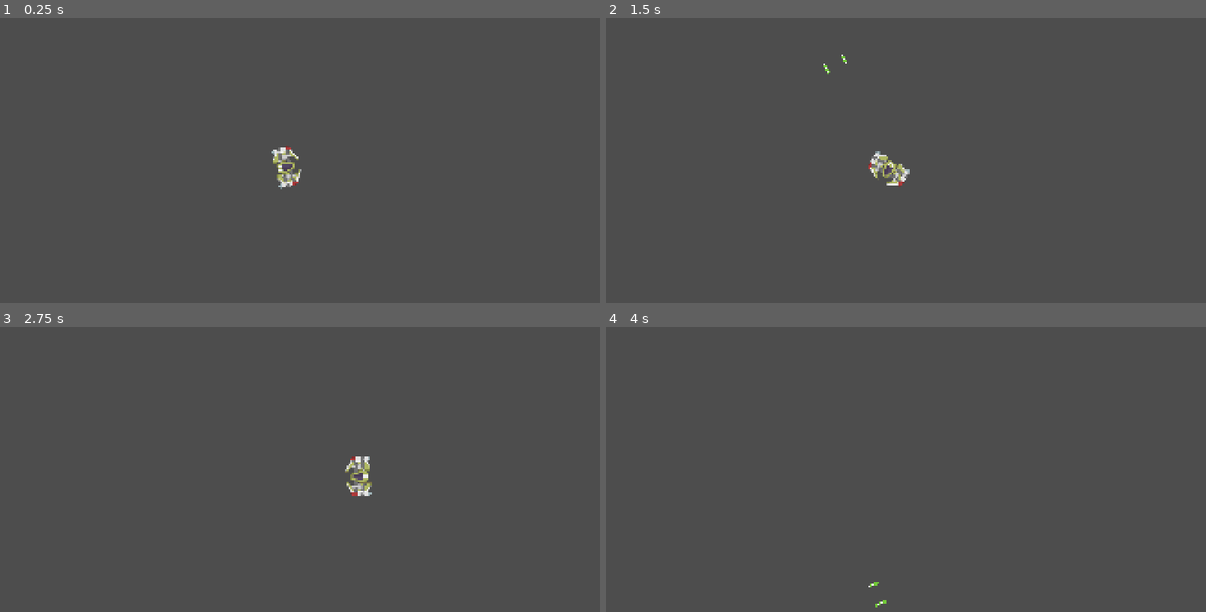
Above: before the commit, frames 1-4 (two rows, left to right).
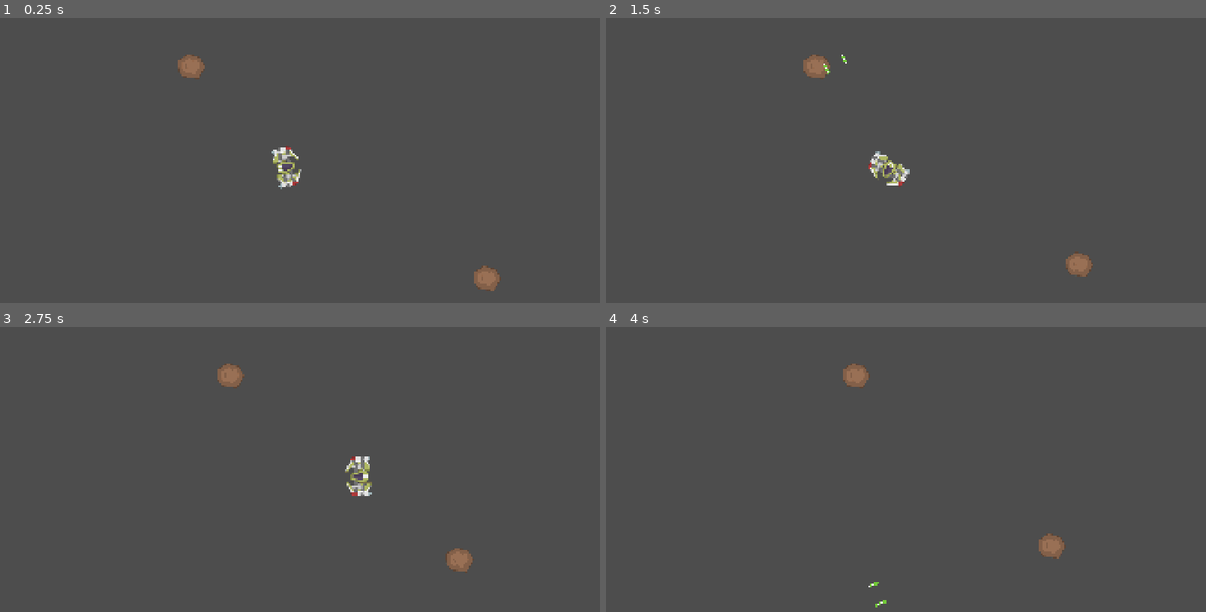
Above: after the commit, the same moments.

Repository: robertsforrest/modular_bullet_hell
Game: Godot game, scene res://Main.tscn
The game is run twice, just before and just after one commit, with the same random seed, the same clock (stepped at 60 frames per second) and the same inputs.
Inputs (mouse positions are in pixels of both pictures, inside the frame that each line leads up to):
- Up to frame 1 (0.25 s): no input
- Up to frame 2 (1.5 s): drag from (894, 166) to (966, 89) at 0.52 s; drag from (882, 157) to (876, 231) at 1.27 s
- Up to frame 3 (2.75 s): move the mouse to (270, 478) at 2.02 s; hold D (move_right) from 2.03 s (still down); tap Space (flip_part) at 2.1 s; click (270, 478) at 2.17 s
- Up to frame 4 (4 s): release D (move_right) at 2.75 s; drag from (966, 466) to (726, 421) at 2.77 s; drag from (1134, 486) to (936, 472) at 3.52 s

The runs differ from the first frame. In frame 1, 0.6% of the frame differs, in the area x 29-84%, y 12-96%; in frame 2, 0.6%; in frame 3, 0.6%; in frame 4, 0.6%.

Commit message:
Implemented simple inventory system w/ custom resources; added Pickup superclass for scrap, copper, silver, etc; made asteroids drop copper

Diff:
--- a/Entities/Player/Components/ComponentSlot.tscn
+++ b/Entities/Components/ComponentSlot.tscn
@@ -1,6 +1,6 @@
 [gd_scene format=3 uid="uid://1mvu374r6s06"]
 
-[ext_resource type="Script" uid="uid://8awku0sdu4u5" path="res://Entities/Player/Components/component_slot.gd" id="1_1ynkm"]
+[ext_resource type="Script" uid="uid://8awku0sdu4u5" path="res://Entities/Components/component_slot.gd" id="1_1ynkm"]
 [ext_resource type="Texture2D" uid="uid://clawguqwxjcf3" path="res://Entities/Player/Assets/conn_line.png" id="2_7rqpl"]
 
 [node name="ComponentSlot" type="Node2D" unique_id=1604551304 node_paths=PackedStringArray("conn_line") groups=["component_slots"]]
--- a/Entities/Player/Components/ComponentSprite.tscn
+++ b/Entities/Components/ComponentSprite.tscn
@@ -1,6 +1,7 @@
 [gd_scene format=3 uid="uid://du4gf8fsml5rv"]
 
-[ext_resource type="Script" uid="uid://coounv8r2dq10" path="res://Entities/Player/Components/component_sprite.gd" id="1_ewy3l"]
+[ext_resource type="Script" uid="uid://coounv8r2dq10" path="res://Entities/Components/component_sprite.gd" id="1_ewy3l"]
+
 
 [sub_resource type="Animation" id="Animation_ewy3l"]
 length = 0.001
--- a/Entities/Player/Components/ship_component.gd
+++ b/Entities/Components/ship_component.gd
@@ -11,6 +11,7 @@
 @export var component_size: Enum.component_size
 @export var collision_shape: CollisionShape2D
 @export var sprite: ComponentSprite
+@export var inv_item: InventoryItem
 
 # Internal variables
 @onready var mouse_over: bool = false
--- a/Entities/Enemies/Components/Cores/EnemyCoreBasic.tscn
+++ b/Entities/Enemies/Components/Cores/EnemyCoreBasic.tscn
@@ -2,7 +2,8 @@
 
 [ext_resource type="Script" uid="uid://f8dlcb2g3pnp" path="res://Entities/Enemies/Components/Cores/enemy_core_basic.gd" id="1_5actl"]
 [ext_resource type="Texture2D" uid="uid://4gq8u25q6osf" path="res://Entities/Enemies/Assets/enemy_core_basic.png" id="2_brav0"]
-[ext_resource type="PackedScene" uid="uid://1mvu374r6s06" path="res://Entities/Player/Components/ComponentSlot.tscn" id="3_4txx4"]
+[ext_resource type="PackedScene" uid="uid://1mvu374r6s06" path="res://Entities/Components/ComponentSlot.tscn" id="3_4txx4"]
+
 
 [sub_resource type="CapsuleShape2D" id="CapsuleShape2D_bs1o3"]
 radius = 20.0
--- a/Entities/Enemies/Components/Cores/EnemyCoreTank.tscn
+++ b/Entities/Enemies/Components/Cores/EnemyCoreTank.tscn
@@ -2,7 +2,8 @@
 
 [ext_resource type="Script" uid="uid://cj8lhywiahv3c" path="res://Entities/Enemies/Components/Cores/enemy_core_tank.gd" id="1_4ftcs"]
 [ext_resource type="Texture2D" uid="uid://ceonxh8qy1y6j" path="res://Entities/Enemies/Assets/enemy_core_tank.png" id="2_sgbnf"]
-[ext_resource type="PackedScene" uid="uid://1mvu374r6s06" path="res://Entities/Player/Components/ComponentSlot.tscn" id="3_4ftcs"]
+[ext_resource type="PackedScene" uid="uid://1mvu374r6s06" path="res://Entities/Components/ComponentSlot.tscn" id="3_4ftcs"]
+
 
 [sub_resource type="ConvexPolygonShape2D" id="ConvexPolygonShape2D_sgbnf"]
 points = PackedVector2Array(-32, -24, 32, -24, 32, 8, 0, 32, -32, 8)
--- a/Entities/Enemies/Components/Guns/EnemyLaserGun.tscn
+++ b/Entities/Enemies/Components/Guns/EnemyLaserGun.tscn
@@ -3,7 +3,8 @@
 [ext_resource type="Script" uid="uid://m3mt5whtpiqr" path="res://Entities/Enemies/Components/Guns/enemy_laser_gun.gd" id="1_ldsc7"]
 [ext_resource type="Texture2D" uid="uid://hw7aemxrynw2" path="res://Entities/Player/Assets/laser_gun.png" id="2_ldsc7"]
 [ext_resource type="PackedScene" uid="uid://blfmhjgu05o0x" path="res://Entities/Enemies/Projectiles/EnemyLaserSmall.tscn" id="2_wrh81"]
-[ext_resource type="PackedScene" uid="uid://1mvu374r6s06" path="res://Entities/Player/Components/ComponentSlot.tscn" id="4_ipuvy"]
+[ext_resource type="PackedScene" uid="uid://1mvu374r6s06" path="res://Entities/Components/ComponentSlot.tscn" id="4_ipuvy"]
+
 
 [sub_resource type="CapsuleShape2D" id="CapsuleShape2D_ldsc7"]
 radius = 8.0
--- a/Entities/Enemies/Components/Wings/EnemyWingA.tscn
+++ b/Entities/Enemies/Components/Wings/EnemyWingA.tscn
@@ -2,7 +2,8 @@
 
 [ext_resource type="Script" uid="uid://b6yc6accyy626" path="res://Entities/Enemies/Components/enemy_component.gd" id="1_3wgpw"]
 [ext_resource type="Texture2D" uid="uid://dwpk8ex7jyygn" path="res://Entities/Enemies/Assets/enemy_wing_1.png" id="2_gkx0d"]
-[ext_resource type="PackedScene" uid="uid://1mvu374r6s06" path="res://Entities/Player/Components/ComponentSlot.tscn" id="3_dgsvj"]
+[ext_resource type="PackedScene" uid="uid://1mvu374r6s06" path="res://Entities/Components/ComponentSlot.tscn" id="3_dgsvj"]
+
 
 [sub_resource type="CapsuleShape2D" id="CapsuleShape2D_wuuch"]
 radius = 12.0
--- a/Entities/Enemies/Components/Wings/EnemyWingB.tscn
+++ b/Entities/Enemies/Components/Wings/EnemyWingB.tscn
@@ -2,7 +2,8 @@
 
 [ext_resource type="Script" uid="uid://b6yc6accyy626" path="res://Entities/Enemies/Components/enemy_component.gd" id="1_mr44y"]
 [ext_resource type="Texture2D" uid="uid://d0e4solv7t7a6" path="res://Entities/Enemies/Assets/enemy_wing_2.png" id="2_87el2"]
-[ext_resource type="PackedScene" uid="uid://1mvu374r6s06" path="res://Entities/Player/Components/ComponentSlot.tscn" id="3_aiehj"]
+[ext_resource type="PackedScene" uid="uid://1mvu374r6s06" path="res://Entities/Components/ComponentSlot.tscn" id="3_aiehj"]
+
 
 [node name="EnemyWingB" type="Area2D" unique_id=227823163 node_paths=PackedStringArray("connection_points")]
 script = ExtResource("1_mr44y")
--- a/Entities/Enemies/Components/Wings/EnemyWingC.tscn
+++ b/Entities/Enemies/Components/Wings/EnemyWingC.tscn
@@ -2,7 +2,8 @@
 
 [ext_resource type="Script" uid="uid://b6yc6accyy626" path="res://Entities/Enemies/Components/enemy_component.gd" id="1_4ddhr"]
 [ext_resource type="Texture2D" uid="uid://b752r5w5cgf4p" path="res://Entities/Enemies/Assets/enemy_wing_3.png" id="2_4ddhr"]
-[ext_resource type="PackedScene" uid="uid://1mvu374r6s06" path="res://Entities/Player/Components/ComponentSlot.tscn" id="3_bipnp"]
+[ext_resource type="PackedScene" uid="uid://1mvu374r6s06" path="res://Entities/Components/ComponentSlot.tscn" id="3_bipnp"]
+
 
 [sub_resource type="CapsuleShape2D" id="CapsuleShape2D_wuuch"]
 radius = 8.0
--- a/Entities/Player/Components/Guns/LaserGun.tscn
+++ b/Entities/Player/Components/Guns/LaserGun.tscn
@@ -3,8 +3,9 @@
 [ext_resource type="Script" uid="uid://ino5mhbbsc41" path="res://Entities/Player/Components/Guns/laser_gun.gd" id="1_15782"]
 [ext_resource type="Texture2D" uid="uid://hw7aemxrynw2" path="res://Entities/Player/Assets/laser_gun.png" id="2_1mt4w"]
 [ext_resource type="PackedScene" uid="uid://bajbukconqclo" path="res://Entities/Player/Projectiles/PlayerLaserSmall.tscn" id="2_5pjx0"]
-[ext_resource type="PackedScene" uid="uid://1mvu374r6s06" path="res://Entities/Player/Components/ComponentSlot.tscn" id="4_jykxu"]
-[ext_resource type="PackedScene" uid="uid://du4gf8fsml5rv" path="res://Entities/Player/Components/ComponentSprite.tscn" id="4_oqjuo"]
+[ext_resource type="Resource" uid="uid://cww3fikmnm00x" path="res://Inventory/Items/laser_gun.tres" id="3_1g1ly"]
+[ext_resource type="PackedScene" uid="uid://1mvu374r6s06" path="res://Entities/Components/ComponentSlot.tscn" id="4_jykxu"]
+[ext_resource type="PackedScene" uid="uid://du4gf8fsml5rv" path="res://Entities/Components/ComponentSprite.tscn" id="4_oqjuo"]
 
 [sub_resource type="CapsuleShape2D" id="CapsuleShape2D_15782"]
 radius = 7.0
@@ -19,6 +20,7 @@
 component_size = 1
 collision_shape = NodePath("CollisionShape2D")
 sprite = NodePath("ComponentSprite")
+inv_item = ExtResource("3_1g1ly")
 metadata/_custom_type_script = "uid://dpjmm3b83c1q8"
 
 [node name="ComponentSprite" parent="." unique_id=1015244419 instance=ExtResource("4_oqjuo")]
--- a/Entities/Player/Components/Guns/MachineGun.tscn
+++ b/Entities/Player/Components/Guns/MachineGun.tscn
@@ -3,8 +3,8 @@
 [ext_resource type="Script" uid="uid://cn6nsfaj7ubiq" path="res://Entities/Player/Components/Guns/machine_gun.gd" id="1_0fojp"]
 [ext_resource type="Texture2D" uid="uid://2ec8bfmy2dye" path="res://Entities/Player/Assets/machine_gun.png" id="2_bsps6"]
 [ext_resource type="PackedScene" uid="uid://j3jimo0mff4q" path="res://Entities/Player/Projectiles/PlayerBullet.tscn" id="2_tvpx7"]
-[ext_resource type="PackedScene" uid="uid://du4gf8fsml5rv" path="res://Entities/Player/Components/ComponentSprite.tscn" id="4_4puur"]
-[ext_resource type="PackedScene" uid="uid://1mvu374r6s06" path="res://Entities/Player/Components/ComponentSlot.tscn" id="4_ia3sb"]
+[ext_resource type="PackedScene" uid="uid://du4gf8fsml5rv" path="res://Entities/Components/ComponentSprite.tscn" id="4_4puur"]
+[ext_resource type="PackedScene" uid="uid://1mvu374r6s06" path="res://Entities/Components/ComponentSlot.tscn" id="4_ia3sb"]
 
 [sub_resource type="CapsuleShape2D" id="CapsuleShape2D_bsps6"]
 radius = 8.0
--- a/Entities/Player/Components/PlayerCore.tscn
+++ b/Entities/Player/Components/PlayerCore.tscn
@@ -1,9 +1,9 @@
 [gd_scene format=3 uid="uid://7dq1lynqq3u"]
 
 [ext_resource type="Script" uid="uid://du2bsv5hfl72g" path="res://Entities/Player/Components/player_core.gd" id="1_lphqv"]
-[ext_resource type="PackedScene" uid="uid://du4gf8fsml5rv" path="res://Entities/Player/Components/ComponentSprite.tscn" id="2_5878l"]
+[ext_resource type="PackedScene" uid="uid://du4gf8fsml5rv" path="res://Entities/Components/ComponentSprite.tscn" id="2_5878l"]
 [ext_resource type="Texture2D" uid="uid://bcrb6ys310kgm" path="res://Entities/Player/Assets/player_base.png" id="2_lx1vp"]
-[ext_resource type="PackedScene" uid="uid://1mvu374r6s06" path="res://Entities/Player/Components/ComponentSlot.tscn" id="3_5878l"]
+[ext_resource type="PackedScene" uid="uid://1mvu374r6s06" path="res://Entities/Components/ComponentSlot.tscn" id="3_5878l"]
 
 [sub_resource type="CapsuleShape2D" id="CapsuleShape2D_nw7j7"]
 radius = 20.0
--- a/Entities/Player/Components/Thrusters/Thruster.tscn
+++ b/Entities/Player/Components/Thrusters/Thruster.tscn
@@ -2,8 +2,9 @@
 
 [ext_resource type="Script" uid="uid://chjuu8dgmirsq" path="res://Entities/Player/Components/Thrusters/thruster.gd" id="1_k51gw"]
 [ext_resource type="Texture2D" uid="uid://bdex2ab04c5ro" path="res://Entities/Player/Assets/thruster.png" id="2_4kd13"]
-[ext_resource type="PackedScene" uid="uid://du4gf8fsml5rv" path="res://Entities/Player/Components/ComponentSprite.tscn" id="2_use4x"]
-[ext_resource type="PackedScene" uid="uid://1mvu374r6s06" path="res://Entities/Player/Components/ComponentSlot.tscn" id="3_u0p2q"]
+[ext_resource type="PackedScene" uid="uid://du4gf8fsml5rv" path="res://Entities/Components/ComponentSprite.tscn" id="2_use4x"]
+[ext_resource type="Resource" uid="uid://ni2858jsucho" path="res://Inventory/Items/thruster_a.tres" id="2_w3rye"]
+[ext_resource type="PackedScene" uid="uid://1mvu374r6s06" path="res://Entities/Components/ComponentSlot.tscn" id="3_u0p2q"]
 
 [sub_resource type="CapsuleShape2D" id="CapsuleShape2D_k51gw"]
 radius = 8.0
@@ -15,6 +16,7 @@
 component_size = 2
 collision_shape = NodePath("CollisionShape2D")
 sprite = NodePath("ComponentSprite")
+inv_item = ExtResource("2_w3rye")
 
 [node name="ComponentSprite" parent="." unique_id=1015244419 instance=ExtResource("2_use4x")]
 position = Vector2(8, 4)
--- a/Entities/Player/Components/Wings/Wing.tscn
+++ b/Entities/Player/Components/Wings/Wing.tscn
@@ -2,8 +2,9 @@
 
 [ext_resource type="Script" uid="uid://bueh73buqtr6y" path="res://Entities/Player/Components/Wings/wing.gd" id="1_s51pi"]
 [ext_resource type="Texture2D" uid="uid://c42cdnd15rtr7" path="res://Entities/Player/Assets/wing_1.png" id="2_6xhmx"]
-[ext_resource type="PackedScene" uid="uid://1mvu374r6s06" path="res://Entities/Player/Components/ComponentSlot.tscn" id="3_3t30h"]
-[ext_resource type="PackedScene" uid="uid://du4gf8fsml5rv" path="res://Entities/Player/Components/ComponentSprite.tscn" id="4_gajua"]
+[ext_resource type="Resource" uid="uid://b2kyf7yhsyd07" path="res://Inventory/Items/wing_a.tres" id="2_f2whx"]
+[ext_resource type="PackedScene" uid="uid://1mvu374r6s06" path="res://Entities/Components/ComponentSlot.tscn" id="3_3t30h"]
+[ext_resource type="PackedScene" uid="uid://du4gf8fsml5rv" path="res://Entities/Components/ComponentSprite.tscn" id="4_gajua"]
 
 [sub_resource type="CapsuleShape2D" id="CapsuleShape2D_bs1o3"]
 radius = 16.0
@@ -16,6 +17,7 @@
 component_size = 2
 collision_shape = NodePath("CollisionShape2D")
 sprite = NodePath("ComponentSprite")
+inv_item = ExtResource("2_f2whx")
 
 [node name="ComponentSprite" parent="." unique_id=1015244419 instance=ExtResource("4_gajua")]
 position = Vector2(8, 4)
--- a/Environment/Asteroids/Asteroid.tscn
+++ b/Environment/Asteroids/Asteroid.tscn
@@ -2,6 +2,7 @@
 
 [ext_resource type="Script" uid="uid://cmcj60u5t06e4" path="res://Environment/Asteroids/asteroid.gd" id="1_8j2xt"]
 [ext_resource type="Texture2D" uid="uid://brtj8aqsp7204" path="res://Environment/Assets/asteroid_large.png" id="2_7qpmh"]
+[ext_resource type="PackedScene" uid="uid://kyelbttsgi5b" path="res://Pickups/CopperOre.tscn" id="2_aop36"]
 
 [sub_resource type="CircleShape2D" id="CircleShape2D_8j2xt"]
 resource_local_to_scene = true
@@ -9,6 +10,7 @@
 
 [node name="Asteroid" type="Area2D" unique_id=922854381 node_paths=PackedStringArray("sprite", "collision_shape")]
 script = ExtResource("1_8j2xt")
+loot_drop_tscn = ExtResource("2_aop36")
 sprite = NodePath("Sprite2D")
 collision_shape = NodePath("CollisionShape2D")
 size = 2
--- a/Environment/Asteroids/asteroid.gd
+++ b/Environment/Asteroids/asteroid.gd
@@ -1,5 +1,6 @@
 extends Area2D
 
+# Asteroid properties
 const asteroid_tscn: PackedScene = preload("res://Environment/Asteroids/Asteroid.tscn")
 const asteroid_textures: Dictionary = {
 	Enum.asteroid_size.SMALL: preload("res://Environment/Assets/asteroid_small.png"),
@@ -18,6 +19,8 @@
 }
 
 # Editor variables
+@export var loot_drop_tscn: PackedScene
+@export var loot_drop_amount: int = 1
 @export var sprite: Sprite2D
 @export var collision_shape: CollisionShape2D
 @export var hp: float = 10.0
@@ -56,6 +59,14 @@
 
 # Called when the asteroid gets killed
 func get_destroyed() -> void:
+	# Drop loot, if applicable
+	if (loot_drop_amount >= 1):
+		for i in range(loot_drop_amount):
+			var loot = loot_drop_tscn.instantiate()
+			loot.global_position = self.global_position
+			loot.direction = Vector2.from_angle(deg_to_rad(randf_range(0,360)))
+			loot.move_spd = randf_range(20.0, 30.0)
+			get_tree().get_current_scene().add_child(loot)
 	# Small asteroids just get yoinked, simple as
 	if (size == Enum.asteroid_size.SMALL):
 		queue_free()
@@ -68,4 +79,5 @@
 			new_asteroid.move_spd = randf_range(30.0, 60.0) # TODO: magic number naughty naughty!
 			new_asteroid.direction = Vector2.from_angle(deg_to_rad(randf_range(0,360)))
 			get_tree().get_current_scene().add_child(new_asteroid)
+		# Destroy the asteroid
 		queue_free()
--- /dev/null
+++ b/Inventory/Items/copper_ore.tres
@@ -0,0 +1,11 @@
+[gd_resource type="Resource" script_class="InventoryItem" format=3 uid="uid://j5l77bra8hhi"]
+
+[ext_resource type="Script" uid="uid://bgwnwjc7km1jy" path="res://Inventory/inventory_item.gd" id="1_5q6k3"]
+
+[resource]
+script = ExtResource("1_5q6k3")
+item_name = "Copper Ore"
+cargo_space = 2.0
+buy_price = 10.0
+sell_price = 20.0
+metadata/_custom_type_script = "uid://bgwnwjc7km1jy"
--- /dev/null
+++ b/Inventory/Items/laser_gun.tres
@@ -0,0 +1,14 @@
+[gd_resource type="Resource" script_class="InventoryItem" format=3 uid="uid://cww3fikmnm00x"]
+
+[ext_resource type="PackedScene" uid="uid://dy8deqmtlgppq" path="res://Entities/Player/Components/Guns/LaserGun.tscn" id="1_2h10c"]
+[ext_resource type="Script" uid="uid://bgwnwjc7km1jy" path="res://Inventory/inventory_item.gd" id="1_a2bae"]
+
+[resource]
+script = ExtResource("1_a2bae")
+item_type = 1
+item_scene = ExtResource("1_2h10c")
+item_name = "Laser Gun"
+cargo_space = 3.0
+buy_price = 50.0
+sell_price = 75.0
+metadata/_custom_type_script = "uid://bgwnwjc7km1jy"
--- /dev/null
+++ b/Inventory/Items/machine_gun.tres
@@ -0,0 +1,14 @@
+[gd_resource type="Resource" script_class="InventoryItem" format=3 uid="uid://demtnw66t8mda"]
+
+[ext_resource type="PackedScene" uid="uid://b6acxmrpx1owa" path="res://Entities/Player/Components/Guns/MachineGun.tscn" id="1_6c2l2"]
+[ext_resource type="Script" uid="uid://bgwnwjc7km1jy" path="res://Inventory/inventory_item.gd" id="1_tgkat"]
+
+[resource]
+script = ExtResource("1_tgkat")
+item_type = 1
+item_scene = ExtResource("1_6c2l2")
+item_name = "Machine Gun"
+cargo_space = 10.0
+buy_price = 100.0
+sell_price = 150.0
+metadata/_custom_type_script = "uid://bgwnwjc7km1jy"
--- a/Inventory/Items/scrap.tres
+++ b/Inventory/Items/scrap.tres
@@ -5,4 +5,5 @@
 [resource]
 script = ExtResource("1_sjl7k")
 item_name = "Scrap"
+sell_price = 10.0
 metadata/_custom_type_script = "uid://bgwnwjc7km1jy"
--- /dev/null
+++ b/Inventory/Items/thruster_a.tres
@@ -0,0 +1,14 @@
+[gd_resource type="Resource" script_class="InventoryItem" format=3 uid="uid://ni2858jsucho"]
+
+[ext_resource type="Script" uid="uid://bgwnwjc7km1jy" path="res://Inventory/inventory_item.gd" id="1_5s1or"]
+[ext_resource type="PackedScene" uid="uid://lumark28yxtc" path="res://Entities/Player/Components/Thrusters/Thruster.tscn" id="1_rmpaq"]
+
+[resource]
+script = ExtResource("1_5s1or")
+item_type = 1
+item_scene = ExtResource("1_rmpaq")
+item_name = "Thruster"
+cargo_space = 8.0
+buy_price = 10.0
+sell_price = 20.0
+metadata/_custom_type_script = "uid://bgwnwjc7km1jy"
--- /dev/null
+++ b/Inventory/Items/wing_a.tres
@@ -0,0 +1,14 @@
+[gd_resource type="Resource" script_class="InventoryItem" format=3 uid="uid://b2kyf7yhsyd07"]
+
+[ext_resource type="Script" uid="uid://bgwnwjc7km1jy" path="res://Inventory/inventory_item.gd" id="1_rey5i"]
+[ext_resource type="PackedScene" uid="uid://dym57mo5kfg5g" path="res://Entities/Player/Components/Wings/Wing.tscn" id="1_vp380"]
+
+[resource]
+script = ExtResource("1_rey5i")
+item_type = 1
+item_scene = ExtResource("1_vp380")
+item_name = "Wing"
+cargo_space = 10.0
+buy_price = 20.0
+sell_price = 50.0
+metadata/_custom_type_script = "uid://bgwnwjc7km1jy"
--- a/Inventory/inventory.gd
+++ b/Inventory/inventory.gd
@@ -19,12 +19,25 @@
 				inventory[i][1] += amount
 				added = true
 		# If this item is not in the inventory, append it to the end
+		# TODO: check max slots? Might be overkill in conjunction with the load limit
 		if (!added):
 			inventory.append([item, amount])
+			added = true
 	# Debug - output the inventory to the console
 	print(inventory)
 	# Indicate success/failure
 	return added
+
+# Remove an item from the inventory
+# Returns a boolean indicating success or failure; i.e. whether amount of item was found in inventory
+func remove_item(item: InventoryItem, amount: int) -> bool:
+	var removed: bool = false
+	for i in range(inventory.size()):
+		if (inventory[i][0] == item and inventory[i][1] >= amount):
+			inventory[i][1] -= amount
+			removed = true
+			# TODO: if amount gets set to 0, remove from array? Could just keep as placeholder idk
+	return removed
 
 # Get the total amount of cargo in the inventory
 func get_cargo_amount() -> float:
--- a/Inventory/inventory_item.gd
+++ b/Inventory/inventory_item.gd
@@ -1,6 +1,10 @@
 class_name InventoryItem
 extends Resource
 
+# Item properties
 @export var item_type: Enum.inv_item_types
+@export var item_scene: PackedScene
 @export var item_name: String
 @export var cargo_space: float = 1.0
+@export var buy_price: float = 0.0
+@export var sell_price: float = 0.0
--- a/Main.tscn
+++ b/Main.tscn
@@ -3,6 +3,7 @@
 [ext_resource type="PackedScene" uid="uid://cton2g7db78di" path="res://Entities/Player/Player.tscn" id="1_glv2v"]
 [ext_resource type="Script" uid="uid://dr76c8jcliu7t" path="res://main.gd" id="1_uu6xs"]
 [ext_resource type="Script" uid="uid://dycix7gb5055g" path="res://Entities/Enemies/enemy_factory.gd" id="3_r0du0"]
+[ext_resource type="PackedScene" uid="uid://bmvqkfiw1dnw0" path="res://Environment/Asteroids/Asteroid.tscn" id="4_cm0pq"]
 
 [node name="Main" type="Node2D" unique_id=1605391203 node_paths=PackedStringArray("player", "camera", "enemy_factory")]
 script = ExtResource("1_uu6xs")
@@ -17,3 +18,10 @@
 
 [node name="Node" type="Node" parent="." unique_id=2127648709]
 script = ExtResource("3_r0du0")
+
+[node name="Asteroid" parent="." unique_id=922854381 instance=ExtResource("4_cm0pq")]
+position = Vector2(-360, -312)
+
+[node name="Asteroid2" parent="." unique_id=908248613 instance=ExtResource("4_cm0pq")]
+position = Vector2(608, 376)
+direction = Vector2(-1, -1)
--- /dev/null
+++ b/Pickups/CopperOre.tscn
@@ -0,0 +1,18 @@
+[gd_scene format=3 uid="uid://kyelbttsgi5b"]
+
+[ext_resource type="Script" uid="uid://m1woq0vlqxfq" path="res://Pickups/pickup.gd" id="1_gyo15"]
+[ext_resource type="Resource" uid="uid://j5l77bra8hhi" path="res://Inventory/Items/copper_ore.tres" id="2_rig2e"]
+[ext_resource type="Texture2D" uid="uid://cui20wqheup7a" path="res://Pickups/Assets/copper_ore.png" id="3_bahxs"]
+
+[sub_resource type="CircleShape2D" id="CircleShape2D_c0xmu"]
+radius = 8.0
+
+[node name="CopperOre" type="Area2D" unique_id=1300222979]
+script = ExtResource("1_gyo15")
+inv_item = ExtResource("2_rig2e")
+
+[node name="Sprite2D" type="Sprite2D" parent="." unique_id=2019174265]
+texture = ExtResource("3_bahxs")
+
+[node name="CollisionShape2D" type="CollisionShape2D" parent="." unique_id=1413877584]
+shape = SubResource("CircleShape2D_c0xmu")
--- /dev/null
+++ b/Pickups/pickup.gd
@@ -0,0 +1,27 @@
+extends Area2D
+
+# Editor variables
+@export var inv_item: InventoryItem
+@export var item_amount: int = 1
+@export var direction: Vector2 = Vector2.RIGHT
+@export var move_spd: float = 0.0 # Default behavior - no movement
+
+# Internal variables
+@onready var grabbed: bool = false # Used to avoid double-pickup scenarios with overlapping components
+
+# Initialize
+func _ready() -> void:
+	area_entered.connect(_on_area_entered)
+
+# Game loop
+func _physics_process(delta: float) -> void:
+	position += direction * move_spd * delta
+
+# Area entered: check for pickup from player
+func _on_area_entered(area: Area2D) -> void:
+	if (area is PlayerComponent and !grabbed):
+		var is_success = area.get_parent().inventory.add_item(inv_item, item_amount)
+		# Get rid of the pickup on successful inventory addition
+		if (is_success):
+			grabbed = true
+			queue_free()
--- a/main.gd
+++ b/main.gd
@@ -6,7 +6,9 @@
 @onready var player_edit: Node2D = null
 
 const player_edit_tscn = preload("res://PlayerEdit.tscn")
+# TODO: enum/global const this shit eventually
 const scrap: InventoryItem = preload("res://Inventory/Items/scrap.tres")
+const laser_gun: InventoryItem = preload("res://Inventory/Items/laser_gun.tres")
 
 # Game loop
 func _process(delta: float) -> void:
@@ -22,6 +24,7 @@
 	if (Input.is_action_just_pressed("debug_2")):
 		# Add some junk to the player's inventory
 		player.inventory.add_item(scrap, 10)
+		player.inventory.add_item(laser_gun, 1)
 		print(player.inventory.get_cargo_amount())
 		player.inventory.add_item(scrap, 20)
 		#var new_enemy = enemy_factory.generate_enemy()
Renamed: Entities/Player/Components/component_slot.gd -> Entities/Components/component_slot.gd
Renamed: Entities/Player/Components/component_slot.gd.uid -> Entities/Components/component_slot.gd.uid
Renamed: Entities/Player/Components/component_sprite.gd -> Entities/Components/component_sprite.gd
Renamed: Entities/Player/Components/component_sprite.gd.uid -> Entities/Components/component_sprite.gd.uid
Renamed: Entities/Player/Components/ship_component.gd.uid -> Entities/Components/ship_component.gd.uid
Binary file added: Pickups/Assets/copper_ore.png
Not shown, added: Pickups/Assets/copper_ore.png.import
Binary file added: Pickups/Assets/silver_ore.png
Not shown, added: Pickups/Assets/silver_ore.png.import
Not shown, added: Pickups/pickup.gd.uid
